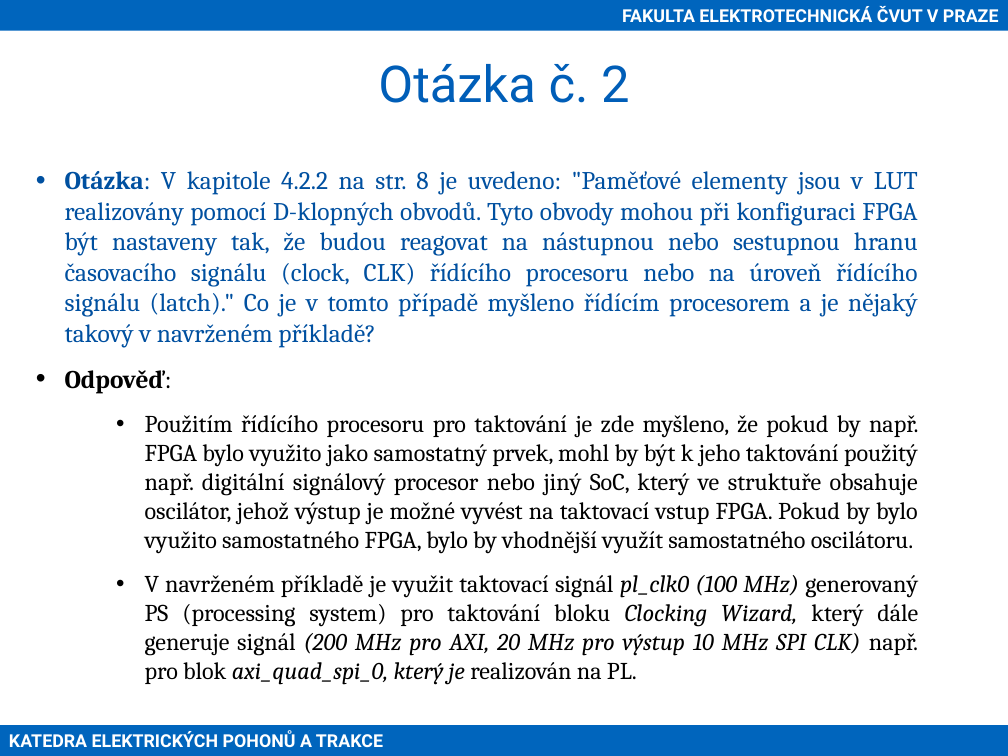
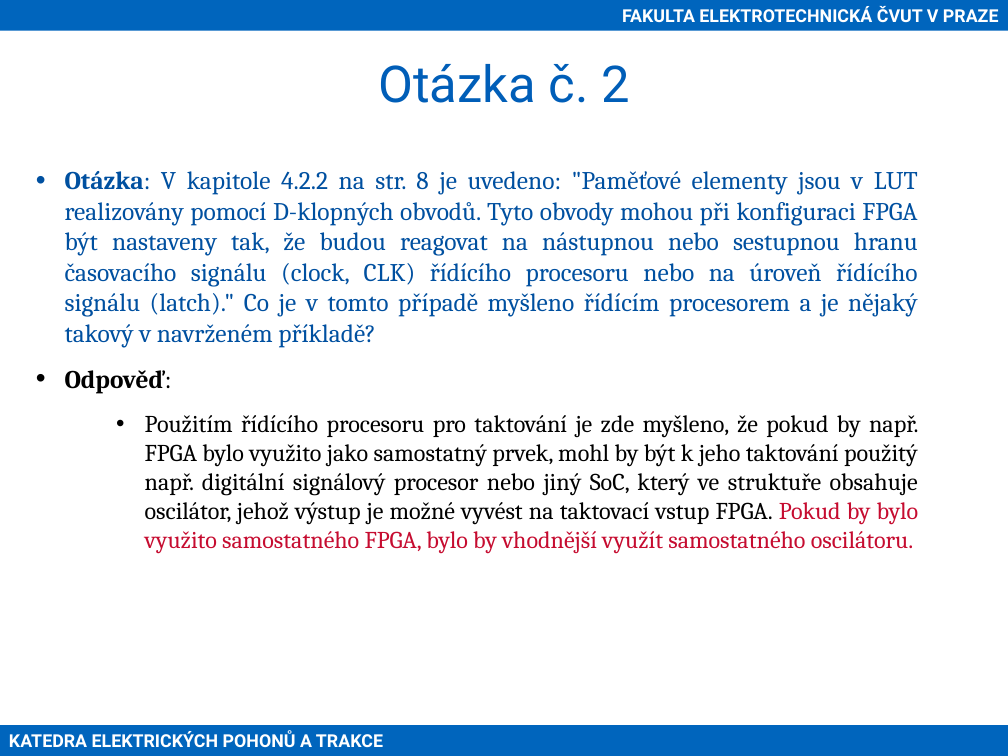
Before and after one commit to petrzakopal/dp, a slide deck: slide 13 of presentation/Zakopal-prezentace.pptx (slide 12 before the commit). Drawn at 1008x756 pixels with LibreOffice and Linux fonts; fonts in the diff are those of the drawing; background and template pictures are left out. Boxes give left, top, right and bottom in pixels: in the first picture for what was removed or moved away, otherwise in the second. Text is boxed around its words. In the diff, an @@ line names an element or a change of style, - is before the commit and + after.

```diff
--- a/presentation/Zakopal-prezentace.pptx
+++ b/presentation/Zakopal-prezentace.pptx
@@ text at <box>145,415,919,553</box>: text colour #000000 to #C60C30 in "Pokud by bylo využito samostatného FPGA, bylo ..." @@
@@ text at <box>145,575,918,684</box>: paragraph removed @@
-  • V navrženém příkladě je využit taktovací signál pl_clk0 (100 MHz) generovaný PS (processing system) pro taktování bloku Clocking Wizard, který dále generuje signál (200 MHz pro AXI, 20 MHz pro výstup 10 MHz SPI CLK) např. pro blok axi_quad_spi_0, který je realizován na PL.
```
Also in this commit, not shown: 1 other slide changed, 2 slides added.
